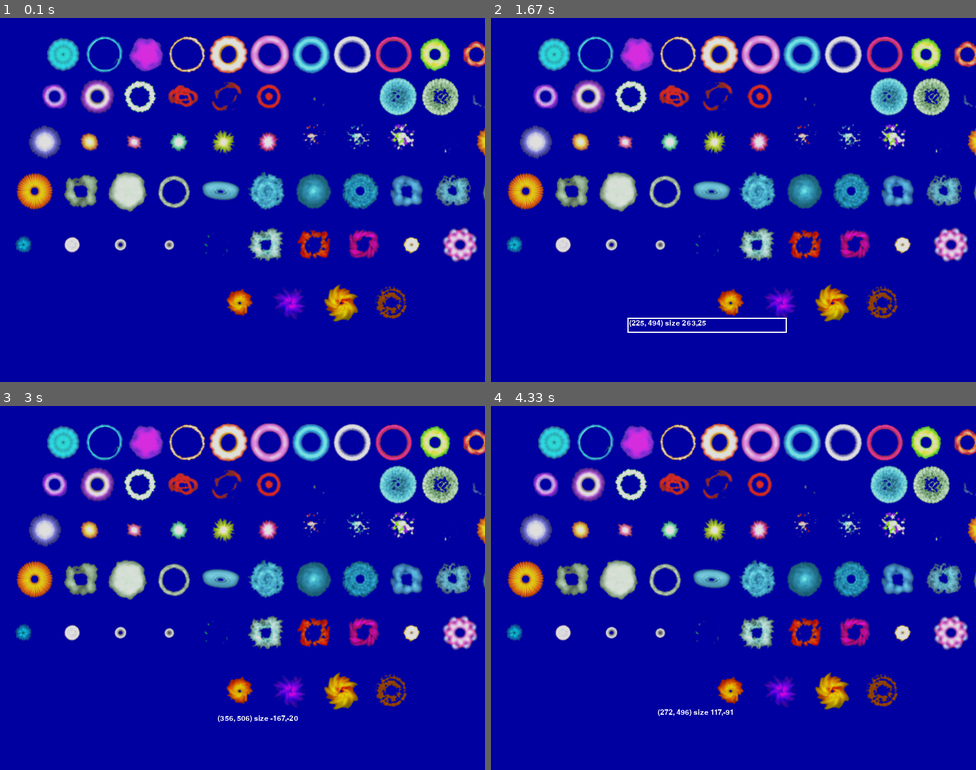
Above: before the commit, frames 1-4 (two rows, left to right).
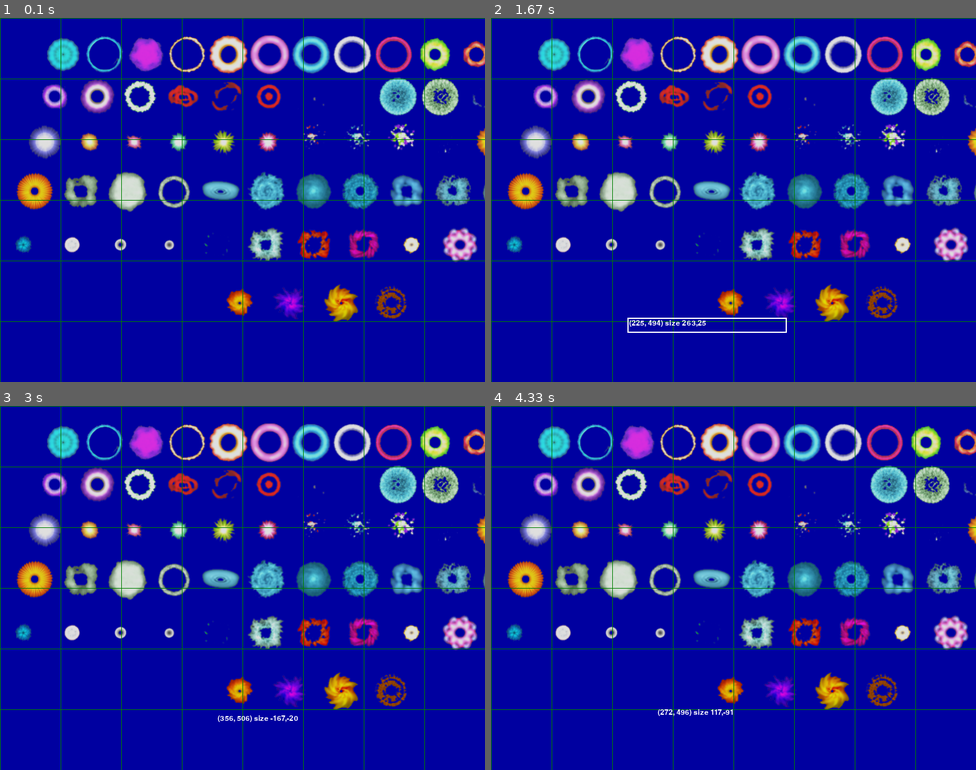
Above: after the commit, the same moments.

Repository: connorsadler/pygamehelperpublic
Game: pygame game, started from samplegame9_dragEditor.py
The game is run twice, just before and just after one commit, with the same random seed, the same clock (stepped at 60 frames per second) and the same inputs.
Inputs (mouse positions are in pixels of both pictures, inside the frame that each line leads up to):
- Up to frame 1 (0.1 s): no input
- Up to frame 2 (1.67 s): press the mouse at (617, 203) at 0.37 s; move the mouse to (699, 243) at 0.47 s; release the mouse at (782, 280) at 0.6 s; press the mouse at (699, 243) at 0.7 s; move the mouse to (636, 178) at 0.8 s; release the mouse at (568, 112) at 0.93 s; press the mouse at (699, 243) at 1.03 s; move the mouse to (777, 250) at 1.13 s; release the mouse at (859, 258) at 1.27 s; press the mouse at (699, 243) at 1.37 s; move the mouse to (665, 280) at 1.47 s; release the mouse at (626, 316) at 1.6 s
- Up to frame 3 (3 s): press the mouse at (213, 711) at 1.7 s; move the mouse to (140, 646) at 1.8 s; release the mouse at (63, 577) at 1.93 s; press the mouse at (213, 711) at 2.03 s; move the mouse to (295, 715) at 2.13 s; release the mouse at (378, 719) at 2.27 s; press the mouse at (213, 711) at 2.37 s; move the mouse to (218, 580) at 2.47 s; release the mouse at (223, 453) at 2.6 s; press the mouse at (213, 711) at 2.7 s; move the mouse to (164, 708) at 2.8 s; release the mouse at (116, 700) at 2.93 s
- Up to frame 4 (4.33 s): press the mouse at (655, 708) at 3.03 s; move the mouse to (612, 591) at 3.13 s; release the mouse at (568, 478) at 3.27 s; press the mouse at (655, 708) at 3.37 s; move the mouse to (689, 668) at 3.47 s; release the mouse at (723, 631) at 3.6 s; press the mouse at (655, 708) at 3.7 s; move the mouse to (670, 700) at 3.8 s; release the mouse at (685, 697) at 3.93 s; press the mouse at (655, 708) at 4.03 s; move the mouse to (689, 679) at 4.13 s; release the mouse at (728, 653) at 4.27 s

The runs differ from the first frame. In frame 1, 2.0% of the frame differs, in the area x 0-100%, y 0-100%; in frame 2, 2.0%; in frame 3, 2.0%; in frame 4, 2.0%.

Commit message:
Apply zoom to the drawn rectange Added grid at 100 pixel intervals

Diff:
--- a/samplegame9_dragEditor.py
+++ b/samplegame9_dragEditor.py
@@ -34,6 +34,19 @@
         if self.zoomedImage == None:
             self.zoomedImage = pygame.transform.rotozoom(self.image, 0, self.zoom)
         drawImage(self.zoomedImage, 0, 0)
+        self.drawGrid()
+
+    def drawGrid(self):
+        gridSizeWorld = 100
+        gridSizeScreen = zoomHelper.valueWorldToScreen(gridSizeWorld)
+        # print("gridSizeWorld: " + str(gridSizeWorld))
+        # print("gridSizeScreen: " + str(gridSizeScreen))
+        for x in range(0, screenRect.width, int(gridSizeScreen)):
+            # print("  x: " + str(x))
+            drawLine((x, 0), (x, screenRect.height), green)
+        for y in range(0, screenRect.height, int(gridSizeScreen)):
+            # print("  y: " + str(y))
+            drawLine((0, y), (screenRect.width, y), green)
 
     def setZoom(self, zoom):
         self.zoom = zoom
@@ -82,7 +95,10 @@
 
     # dragging - either drawing a rectangle or moving it around
     def dragHandling(self, event):
-        clickPosition = pygame.mouse.get_pos()
+        # Find where user clicked in the WORLD coordinate space
+        clickPositionScreen = pygame.mouse.get_pos()
+        clickPosition = zoomHelper.pointScreenToWorld(clickPositionScreen)
+
         if event.type == pygame.MOUSEBUTTONDOWN:
             rect = self.getRectFromPoint()
             if rect != None and rect.collidepoint(clickPosition):
@@ -108,6 +124,13 @@
     def setZoom(self, zoom):
         self.zoom = zoom
 
+#
+# ZoomHelper
+# Helps with zooming - does the mapping from world to screen coordinates and vice versa
+# All our coords such as rectangles etc will be in WORLD coords, and they will be mapped to different
+# screen coords depending on the zoom level
+# TODO: Move to pygamehelper.py!
+#
 class ZoomHelper:
     def __init__(self):
         # "zoom" is the transform from world to screen
